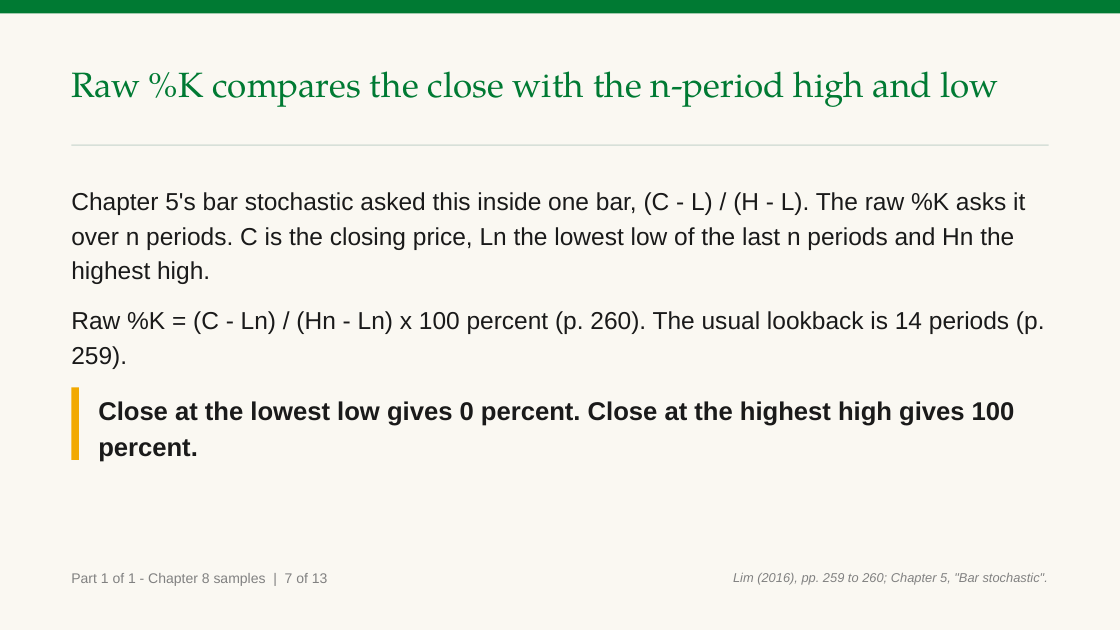
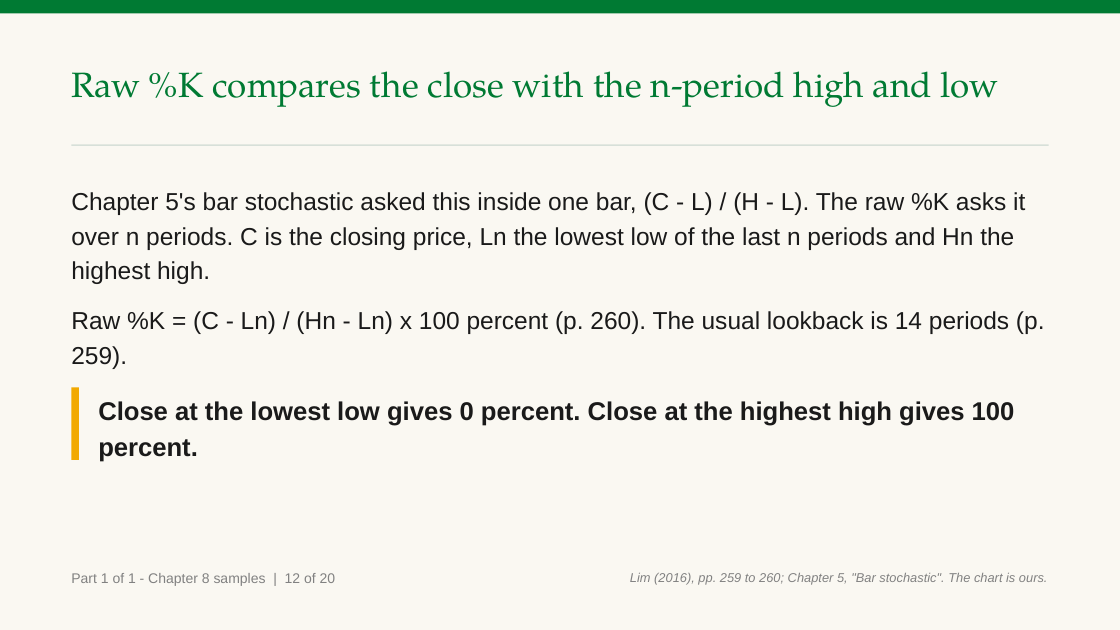
Before and after one commit to benjiesotelo-sudo/Telos_FIN1209, a slide deck: slide 14 of chapter-08/FIN1209-Chapter-08.pptx (slide 9 before the commit). Drawn at 1120x630 pixels with LibreOffice and Linux fonts; fonts in the diff are those of the drawing. Boxes give left, top, right and bottom in pixels: in the first picture for what was removed or moved away, otherwise in the second. Text is boxed around its words. In the diff, an @@ line names an element or a change of style, - is before the commit and + after.

Commit message:
Chapter 8 samples: pair each explanation with its chart the way Chapter 7 does (five new charts, Lim's Figures 8.17, 8.8 and 8.7 beside the oscillator list)

```diff
--- a/chapter-08/FIN1209-Chapter-08.pptx
+++ b/chapter-08/FIN1209-Chapter-08.pptx
@@ text at (x1=71, y1=573, x2=336, y2=586): text changed @@
-Part 1 of 1 - Chapter 8 samples | 7 of 13
+Part 1 of 1 - Chapter 8 samples | 12 of 20
@@ text at (x1=630, y1=573, x2=1048, y2=585): text changed @@
-Lim (2016), pp. 259 to 260; Chapter 5, "Bar stochastic".
+Lim (2016), pp. 259 to 260; Chapter 5, "Bar stochastic". The chart is ours.
```
Also in this commit, not shown: 12 other slides changed, 7 slides added, 3 other files.
